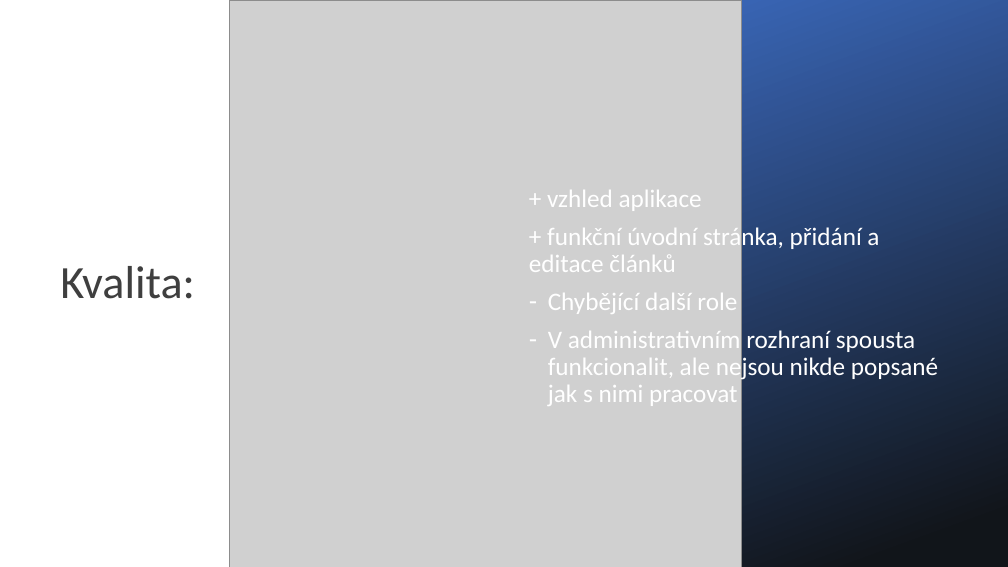
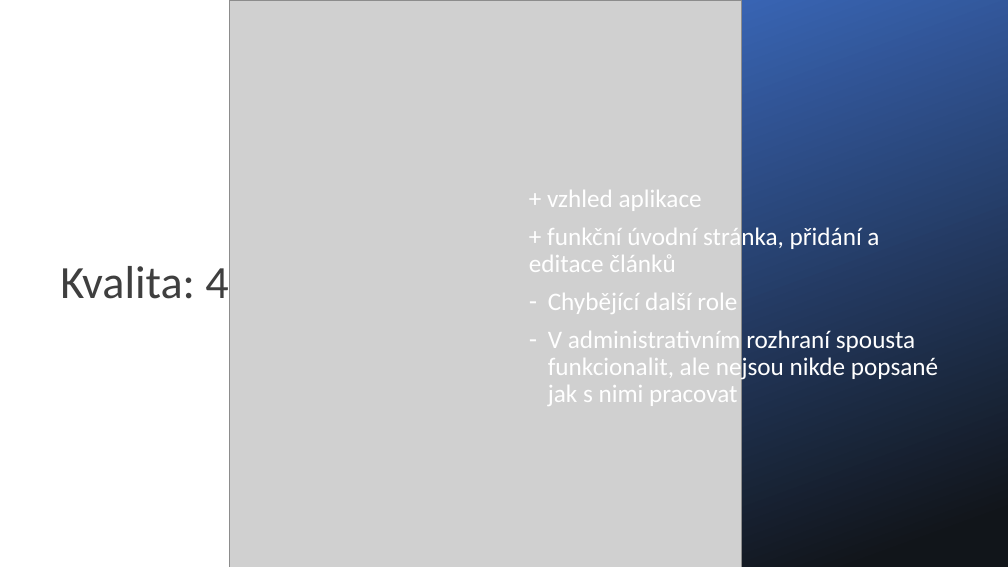
Before and after one commit to grenade-vspj/grenade_skolni-projekt, a slide deck: slide 10 of Dokumenty/Oponentura/Hodnocení týmu Kostello.pptx. Drawn at 1008x567 pixels with LibreOffice and Linux fonts; fonts in the diff are those of the drawing; grey boxes stand for pictures. Boxes give left, top, right and bottom in pixels: in the first picture for what was removed or moved away, otherwise in the second. Text is boxed around its words. In the diff, an @@ line names an element or a change of style, - is before the commit and + after.

```diff
--- a/Dokumenty/Oponentura/Hodnocení týmu Kostello.pptx
+++ b/Dokumenty/Oponentura/Hodnocení týmu Kostello.pptx
@@ title at <box>60,266,228,299</box>: text changed @@
-Kvalita:
+Kvalita: 4
```
Also in this commit, not shown: 6 other slides changed, 1 other file.
